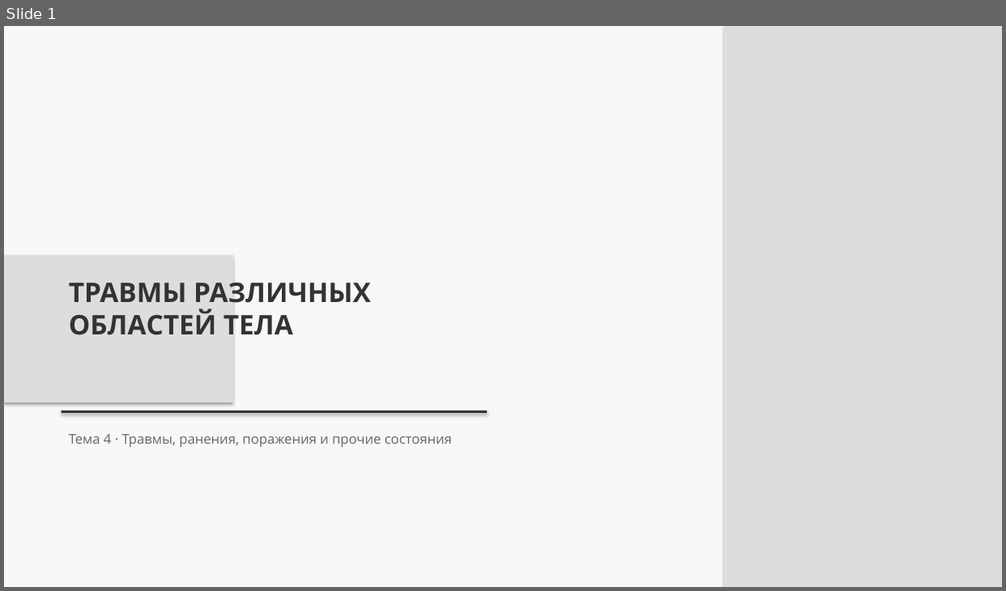
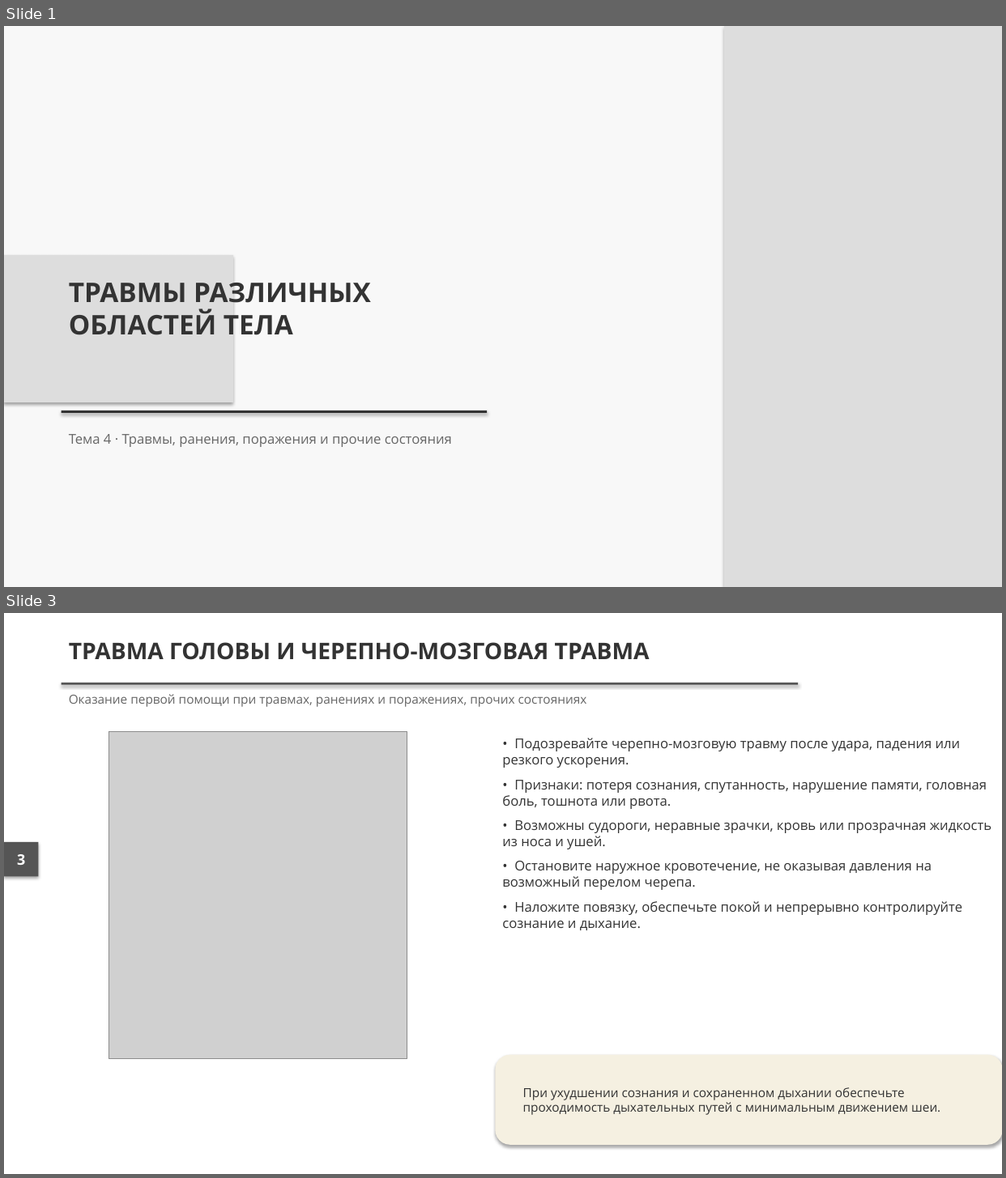
Before and after one commit to lysakalenushka-hash/-, a slide deck: presentations/out/Травмы различных областей тела.pptx. Shown one above the other, each under a label of ours: slide 1 before the commit, slides 1 and 3 after it; the slides between them are not shown. The pictures are 1006x591 and 1006x1178 pixels, drawn with LibreOffice and Linux fonts; fonts in the diff are those of the drawing; grey boxes stand for pictures. Boxes give left, top, right and bottom in pixels: in the first picture for what was removed or moved away, otherwise in the second. Text is boxed around its words. In the diff, an @@ line names an element or a change of style, - is before the commit and + after.

```diff
--- a/presentations/out/Травмы различных областей тела.pptx
+++ b/presentations/out/Травмы различных областей тела.pptx
@@ slide 3 added at <box>4,613,1002,1174</box>, background #FFFFFF @@
@@ rectangle added at <box>4,613,1002,1174</box>, fill #FFFFFF @@
@@ text added at <box>69,642,650,660</box>, 22 pt, text #333333, bold @@
+ТРАВМА ГОЛОВЫ И ЧЕРЕПНО-МОЗГОВАЯ ТРАВМА
@@ rectangle added at <box>62,683,799,685</box>, fill #555555 @@
@@ text added at <box>69,694,587,707</box>, 12 pt, text #666666 @@
+Оказание первой помощи при травмах, ранениях и поражениях, прочих состояниях
@@ picture added at <box>108,732,407,1059</box> @@
@@ text added at <box>502,738,991,931</box>, 13 pt, text #333333 @@
+• Подозревайте черепно-мозговую травму после удара, падения или резкого ускорения.
+• Признаки: потеря сознания, спутанность, нарушение памяти, головная боль, тошнота или рвота.
+• Возможны судороги, неравные зрачки, кровь или прозрачная жидкость из носа и ушей.
+• Остановите наружное кровотечение, не оказывая давления на возможный перелом черепа.
+• Наложите повязку, обеспечьте покой и непрерывно контролируйте сознание и дыхание.
@@ rectangle added at <box>4,842,39,876</box>, fill #555555 @@
@@ text added at <box>17,854,25,865</box>, 14 pt, text #FFFFFF, bold @@
+3
@@ rounded rectangle added at <box>495,1055,1002,1145</box>, fill #F5F0E1 @@
@@ text added at <box>523,1088,940,1115</box>, 12 pt, text #333333 @@
+При ухудшении сознания и сохраненном дыхании обеспечьте проходимость дыхательных путей с минимальным движением шеи.
```
Also in this commit, not shown: 5 slides changed, 11 other slides added, 4 slides removed, 50 other files.
